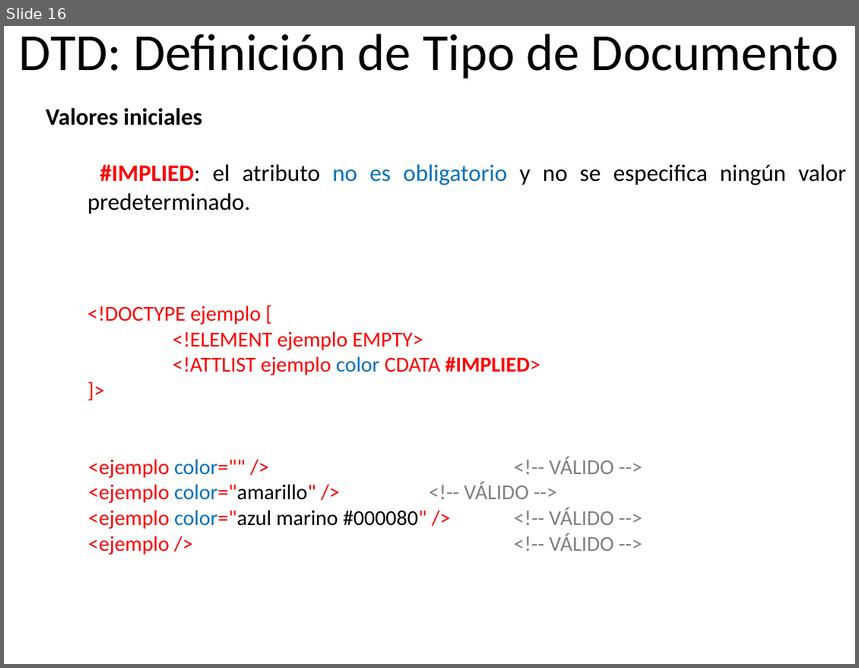
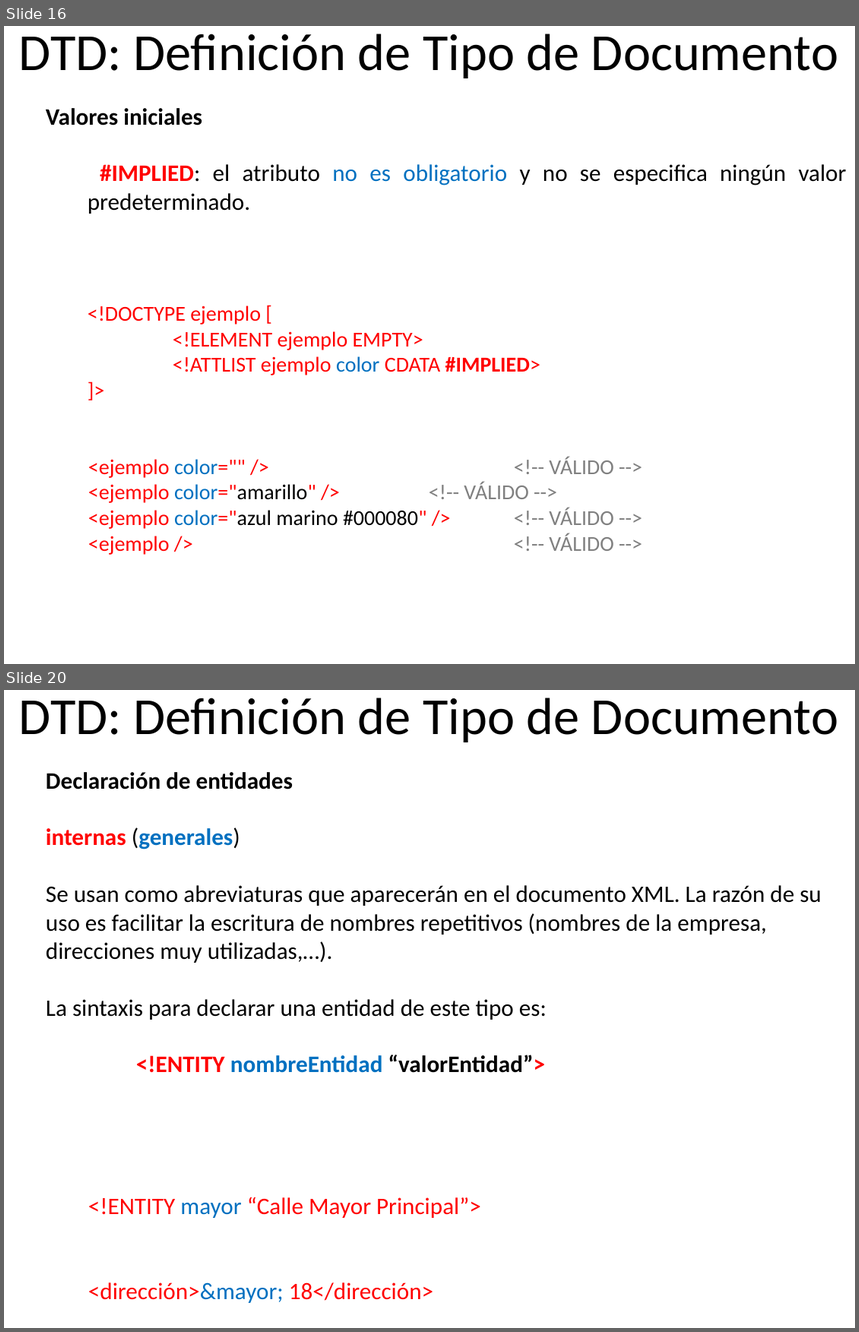
Before and after one commit to germanarcos/LM, a slide deck: xml/25 DTD avanzados.pptx. Shown one above the other, each under a label of ours: slide 16 before the commit, slides 16 and 20 after it; the slides between them are not shown. The pictures are 859x668 and 859x1332 pixels, drawn with LibreOffice and Linux fonts; fonts in the diff are those of the drawing. Boxes give left, top, right and bottom in pixels: in the first picture for what was removed or moved away, otherwise in the second. Text is boxed around its words. In the diff, an @@ line names an element or a change of style, - is before the commit and + after.

```diff
--- a/xml/25 DTD avanzados.pptx
+++ b/xml/25 DTD avanzados.pptx
@@ slide 20 added at bbox=[4, 690, 855, 1328], background #FFFFFF @@
@@ title added at bbox=[19, 698, 838, 742], 44 pt, text #000000 @@
+DTD: Definición de Tipo de Documento
@@ text added at bbox=[46, 772, 822, 1303], 20 pt, text #000000 @@
+Declaración de entidades
+internas (generales)
+Se usan como abreviaturas que aparecerán en el documento XML. La razón de su uso es facilitar la escritura de nombres repetitivos (nombres de la empresa, direcciones muy utilizadas,…).
+La sintaxis para declarar una entidad de este tipo es:
+  <!ENTITY nombreEntidad “valorEntidad”>
+    <!ENTITY mayor “Calle Mayor Principal”>
+    <dirección>&mayor; 18</dirección>
```
Also in this commit, not shown: 13 slides changed, 5 other slides added.
